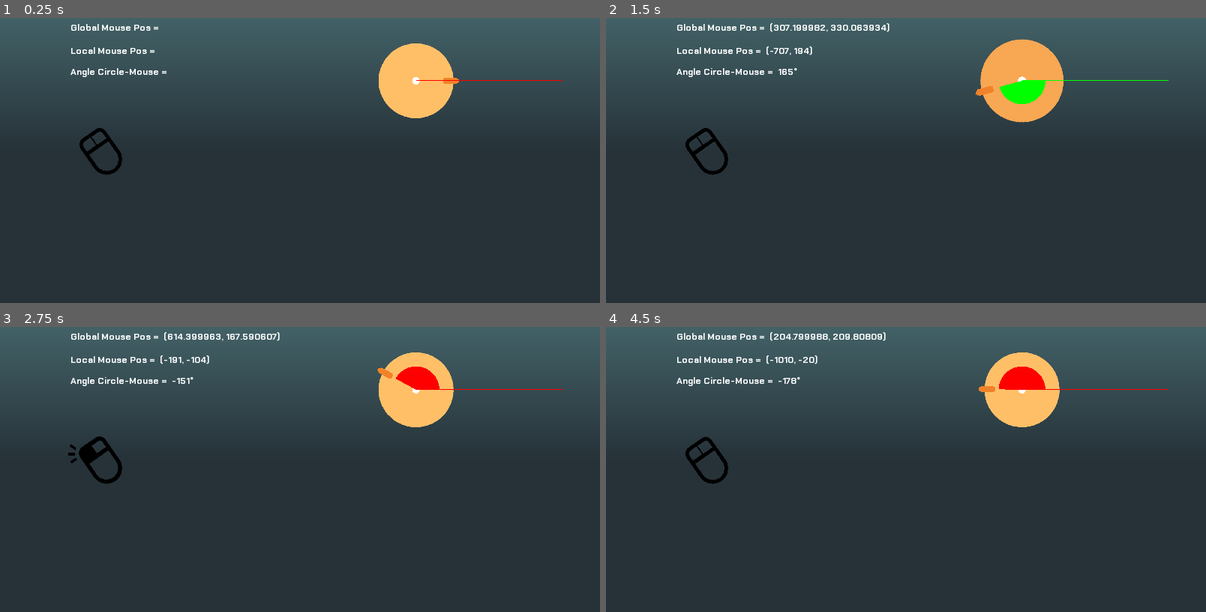
Above: before the commit, frames 1-4 (two rows, left to right).
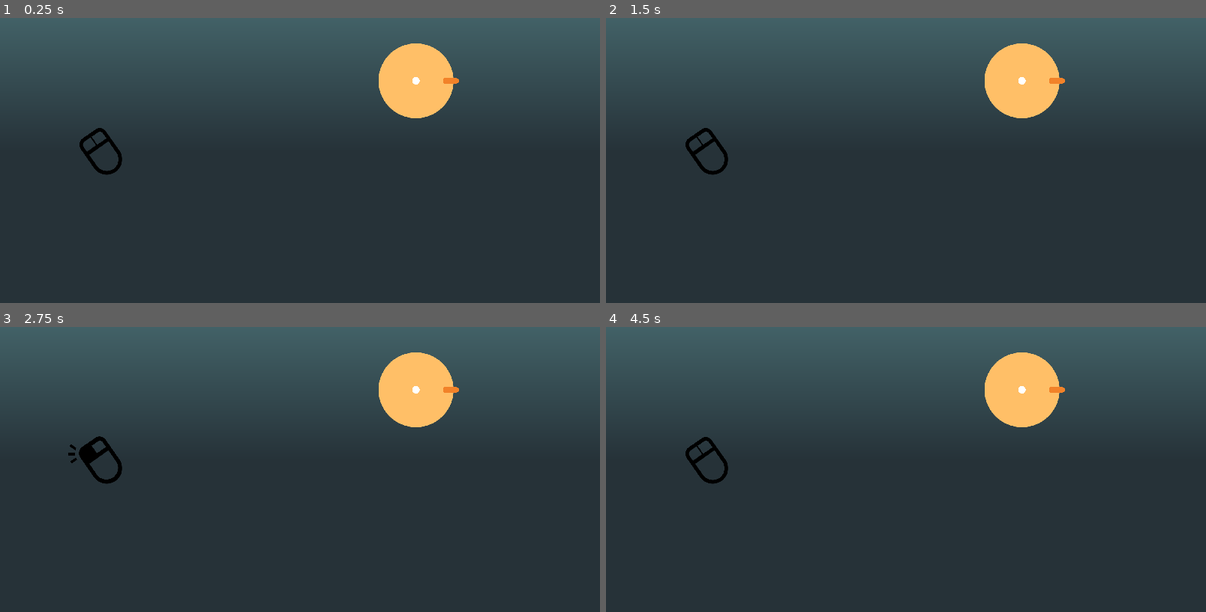
Above: after the commit, the same moments.

Repository: crystal-bit/mouse-input
Game: Godot game, scene res://InputMappingTutorial.tscn
Same seed, same stepped clock (60 frames per second), same inputs: the game is played once before the commit and once after it.
Inputs (mouse positions are in pixels of both pictures, inside the frame that each line leads up to):
- Up to frame 1 (0.25 s): no input
- Up to frame 2 (1.5 s): tap Enter at 0.5 s; move the mouse to (1020, 80) at 0.52 s; press the mouse at (1020, 80) at 0.53 s; hold Right 0.53-1.28 s; right-click (1020, 80) at 0.8 s; move the mouse to (786, 146) at 1.27 s; release the mouse at (786, 146) at 1.28 s; hold Down from 1.28 s (still down); right-click (786, 146) at 1.35 s
- Up to frame 3 (2.75 s): click (180, 455) at 1.55 s; tap Space at 2 s; move the mouse to (360, 358) at 2.02 s; release Down at 2.03 s; press the mouse at (360, 358) at 2.03 s; hold Right from 2.03 s (still down); right-click (360, 358) at 2.3 s
- Up to frame 4 (4.5 s): tap Enter at 2.75, 4.25 s; move the mouse to (876, 506) at 2.77 s; release Right at 2.78 s; release the mouse at (876, 506) at 2.78 s; hold Up 2.78-3.53 s; right-click (876, 506) at 2.85 s; click (876, 506) at 3.05 s; tap Space at 3.5 s; move the mouse to (1086, 489) at 3.52 s; press the mouse at (1086, 489) at 3.53 s; hold Left from 3.53 s (still down); right-click (1086, 489) at 3.8 s; move the mouse to (726, 384) at 4.27 s; release the mouse at (726, 384) at 4.28 s; right-click (726, 384) at 4.35 s

The runs differ from the first frame. In frame 1, 0.5% of the frame differs, in the area x 11-94%, y 2-23%; in frame 2, 2.1%, in the area x 11-94%, y 1-37%; in frame 3, 1.5%; in frame 4, 1.6%.

Commit message:
Remove code for tutorial

Diff:
--- a/Character.gd
+++ b/Character.gd
@@ -1,7 +1,7 @@
 extends Sprite
 
 signal mouse_hover_changed
-var mouse_hover = false setget set_mouse_hover
+var mouse_hover = false
 var mouse_pressed = false
 
 signal angle_changed
@@ -15,31 +15,10 @@
 	rotation = val
 	emit_signal("angle_changed", rotation)
 
-func _on_Area2D_mouse_entered():
-	set_mouse_hover(true)
-	$AnimationPlayer.play("squash")
-	$AnimationPlayer.queue("squash-loop")
-
-func _on_Area2D_mouse_exited():
-	set_mouse_hover(false)
-	$AnimationPlayer.play("squash-out")
-
 func _input(event):
-	if event is InputEventMouseMotion:
-		var arotation = get_global_mouse_position().angle_to_point(global_position)
-		set_angle(arotation)
-
-	if event is InputEventMouseButton:
-		if event.is_action_pressed("mouse_lmb"):
-			mouse_pressed = true
-		elif event.is_action_released("mouse_lmb"):
-			mouse_pressed = false
-		if event.is_action_pressed("mouse_rmb"):
-			mouse_pressed = true
-		elif event.is_action_released("mouse_rmb"):
-			mouse_pressed = false
+	pass
+	# request the node a re-draw (calls the _draw() method)
 	update()
 
 func _draw():
-	if mouse_pressed:
-		draw_line(Vector2(), get_local_mouse_position(), Color.white)
+	pass
--- a/InputMappingTutorial.tscn
+++ b/InputMappingTutorial.tscn
@@ -131,11 +131,12 @@
 }
 
 [node name="GUIControls" type="CanvasLayer" parent="."]
-editor/display_folded = true
 script = ExtResource( 1 )
 characterPath = NodePath("../Character")
 
 [node name="HBoxContainer" type="HBoxContainer" parent="GUIControls"]
+editor/display_folded = true
+visible = false
 margin_left = 120.0
 margin_top = 110.0
 margin_right = 255.0
@@ -159,6 +160,8 @@
 custom_fonts/font = SubResource( 3 )
 
 [node name="HBoxContainer2" type="HBoxContainer" parent="GUIControls"]
+editor/display_folded = true
+visible = false
 margin_left = 120.0
 margin_top = 150.0
 margin_right = 255.0
@@ -179,6 +182,8 @@
 custom_fonts/font = SubResource( 3 )
 
 [node name="HBoxContainer3" type="HBoxContainer" parent="GUIControls"]
+editor/display_folded = true
+visible = false
 margin_left = 120.0
 margin_top = 185.0
 margin_right = 255.0
@@ -186,19 +191,20 @@
 
 [node name="RelativeMousePos" type="Label" parent="GUIControls/HBoxContainer3"]
 margin_top = 9.0
-margin_right = 172.0
-margin_bottom = 30.0
-custom_fonts/font = SubResource( 3 )
-text = "Angle Circle-Mouse = "
+margin_right = 209.0
+margin_bottom = 30.0
+custom_fonts/font = SubResource( 3 )
+text = "Angle Mouse-Character = "
 
 [node name="Value" type="Label" parent="GUIControls/HBoxContainer3"]
-margin_left = 176.0
-margin_top = 9.0
-margin_right = 176.0
+margin_left = 213.0
+margin_top = 9.0
+margin_right = 213.0
 margin_bottom = 30.0
 custom_fonts/font = SubResource( 3 )
 
 [node name="Character" type="Sprite" parent="."]
+editor/display_folded = true
 self_modulate = Color( 1, 0.752941, 0.407843, 1 )
 position = Vector2( 710, 220 )
 scale = Vector2( 0.5, 0.5 )
@@ -232,6 +238,7 @@
 anims/squash-out = SubResource( 7 )
 
 [node name="AngleIndicator" type="Node2D" parent="."]
+visible = false
 script = ExtResource( 6 )
 characterPath = NodePath("../Character")
 draw_angle = true
